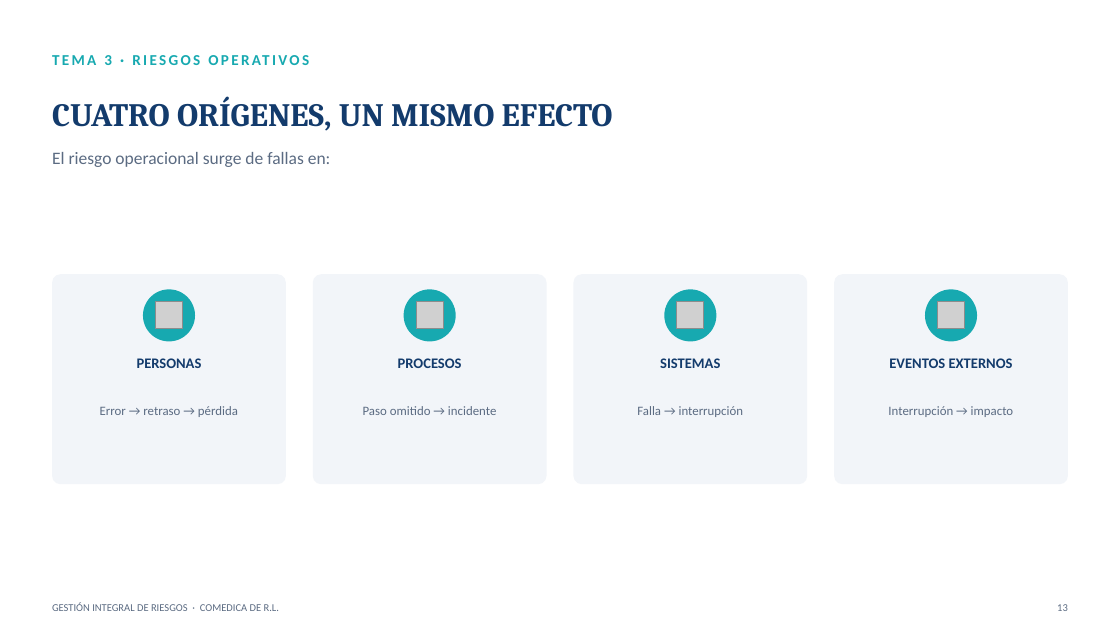
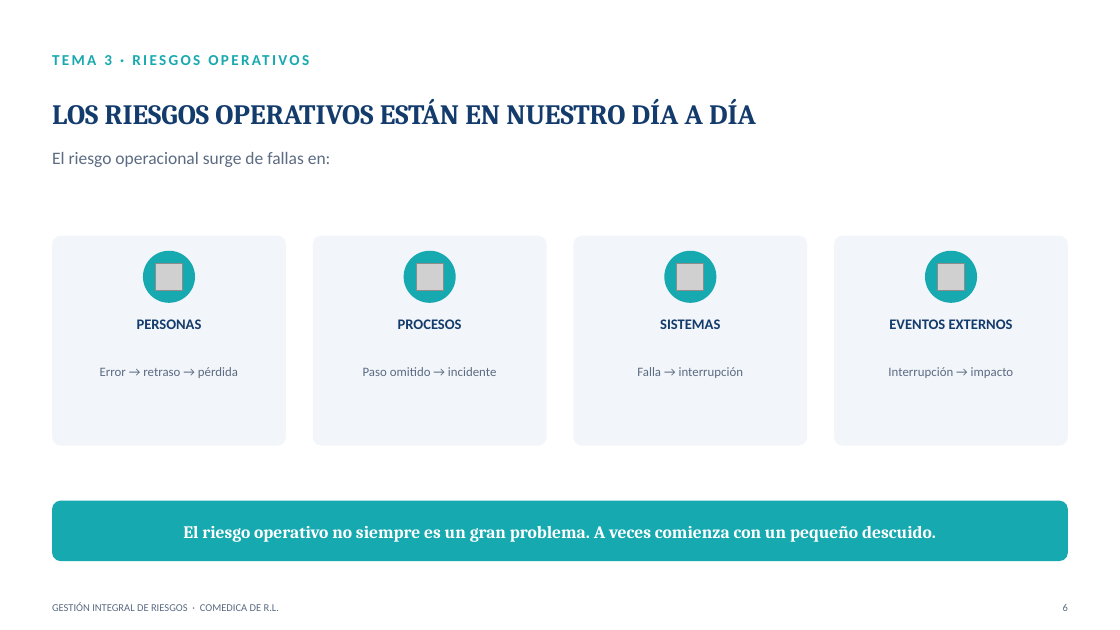
Before and after one commit to menjivar201280/riesgo, a slide deck: slide 6 of capacitacion-riesgos-2025/CAPACITACION_RIESGOS_2025.pptx (slide 13 before the commit). Drawn at 1120x630 pixels with LibreOffice and Linux fonts; fonts in the diff are those of the drawing; grey boxes stand for pictures. Boxes give left, top, right and bottom in pixels: in the first picture for what was removed or moved away, otherwise in the second. Text is boxed around its words. In the diff, an @@ line names an element or a change of style, - is before the commit and + after.

```diff
--- a/capacitacion-riesgos-2025/CAPACITACION_RIESGOS_2025.pptx
+++ b/capacitacion-riesgos-2025/CAPACITACION_RIESGOS_2025.pptx
@@ text at (52, 99, 756, 125): text changed; size 28 to 24 pt @@
-CUATRO ORÍGENES, UN MISMO EFECTO
+LOS RIESGOS OPERATIVOS ESTÁN EN NUESTRO DÍA A DÍA
@@ 8 texts, 4 pictures, 4 rounded rectangles, 4 ellipses: place and size @@
-8 texts, 4 pictures, 4 rounded rectangles, 4 ellipses at (52, 275, 1068, 485)
+8 texts, 4 pictures, 4 rounded rectangles, 4 ellipses at (52, 236, 1068, 446)
@@ rounded rectangle added at (52, 501, 1068, 561), fill #17A9B0 @@
@@ text added at (183, 526, 936, 542), 15 pt, text #FFFFFF, bold @@
+El riesgo operativo no siempre es un gran problema. A veces comienza con un pequeño descuido.
@@ text at (1063, 604, 1068, 611): text changed @@
-13
+6
```
Also in this commit, not shown: 16 other slides changed, 1 slide added, 28 slides removed.
